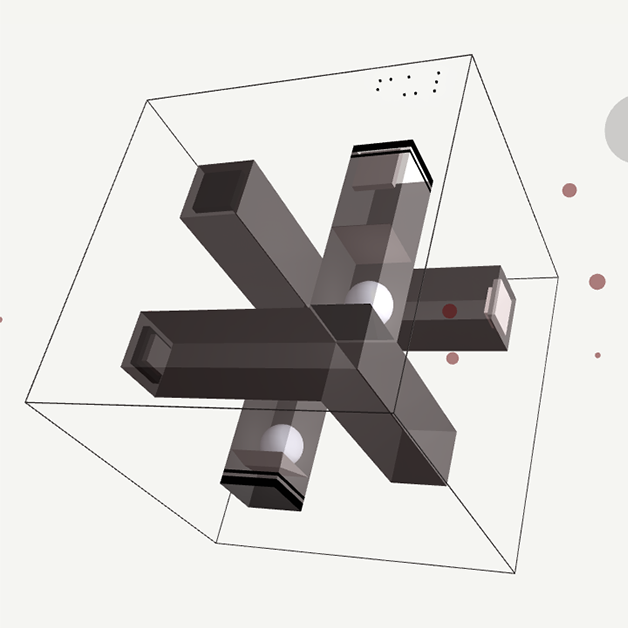
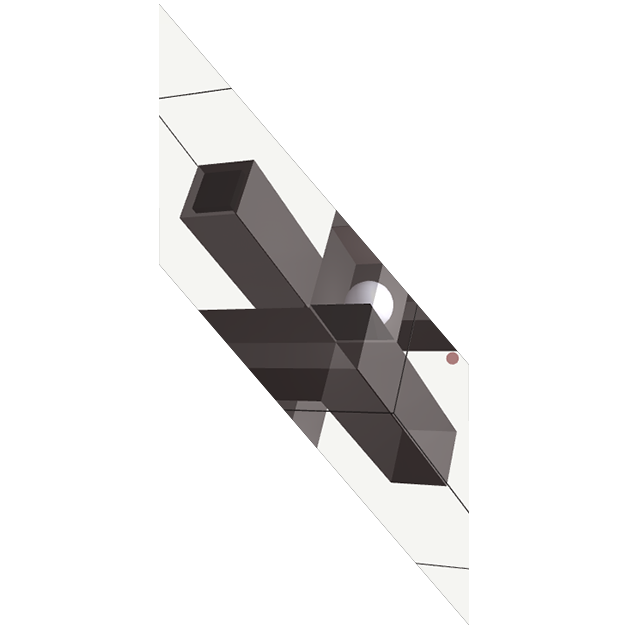
Before/after of a 628 x 628 layered artwork. What changed in the layer stack:
painted on "IMG_1856 2", masked it over bbox(0, 0, 628, 628)
added layer "L1" over bbox(159, 4, 469, 625)
